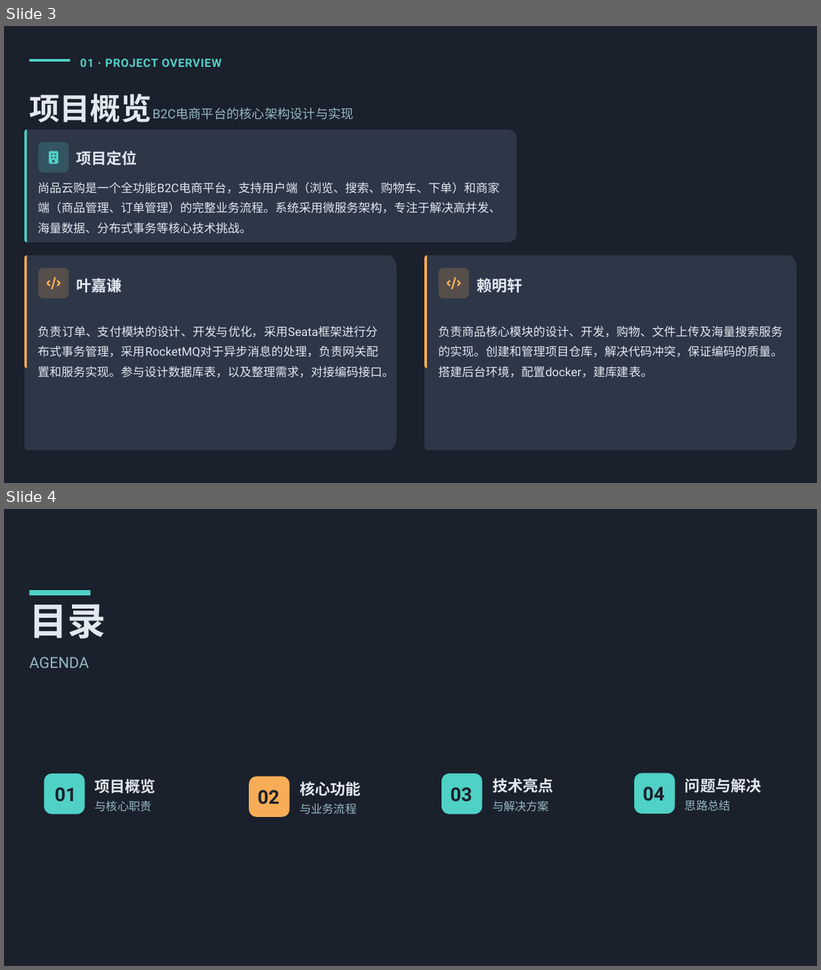
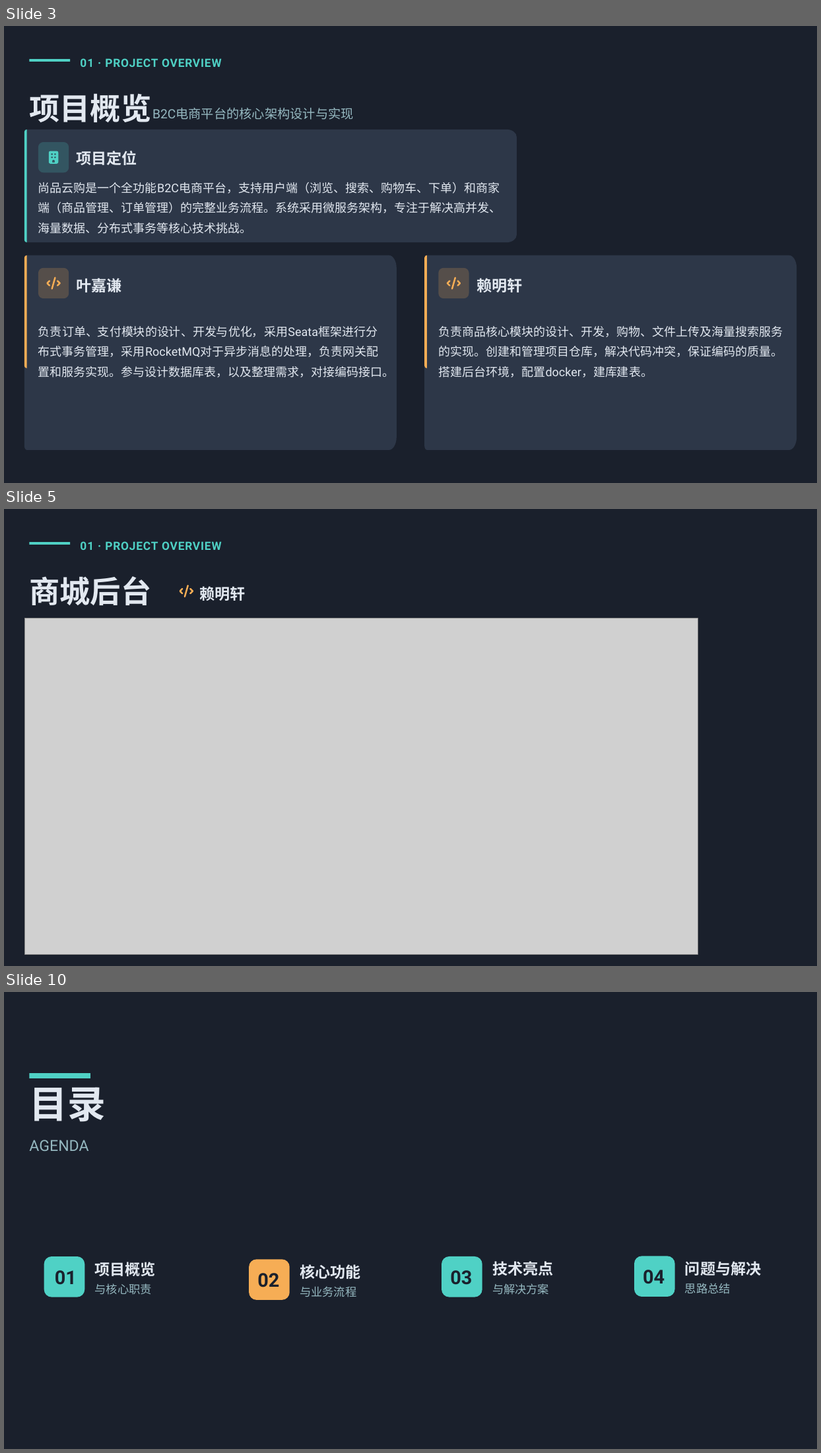
Before and after one commit to ccc212/cloud-mall, a slide deck: doc/答辩.pptx. Shown one above the other, each under a label of ours: slides 3 and 4 before the commit, slides 3, 5 and 10 after it; the slides between them are not shown. The pictures are 821x970 and 821x1453 pixels, drawn with LibreOffice and Linux fonts; fonts in the diff are those of the drawing; grey boxes stand for pictures. Boxes give left, top, right and bottom in pixels: in the first picture for what was removed or moved away, otherwise in the second. Text is boxed around its words. In the diff, an @@ line names an element or a change of style, - is before the commit and + after.

```diff
--- a/doc/答辩.pptx
+++ b/doc/答辩.pptx
@@ slide 5 added at (4, 509, 817, 966), background #1A202C @@
@@ freeform shape added at (30, 542, 71, 545), fill #4FD1C5 @@
@@ text added at (80, 541, 222, 550), 13.5 pt, text #4FD1C5, bold @@
+01 · PROJECT OVERVIEW
@@ text added at (29, 576, 151, 605), 36 pt, text #E2E8F0, bold @@
+商城后台
@@ freeform shape added at (179, 585, 193, 597), fill #F6AD55 @@
@@ text added at (199, 586, 245, 601), 18 pt, text #E2E8F0, bold @@
+赖明轩
@@ picture added at (24, 618, 698, 955) @@
@@ what was slide 4 is now slide 10 @@
```
Also in this commit, not shown: 5 other slides added.
